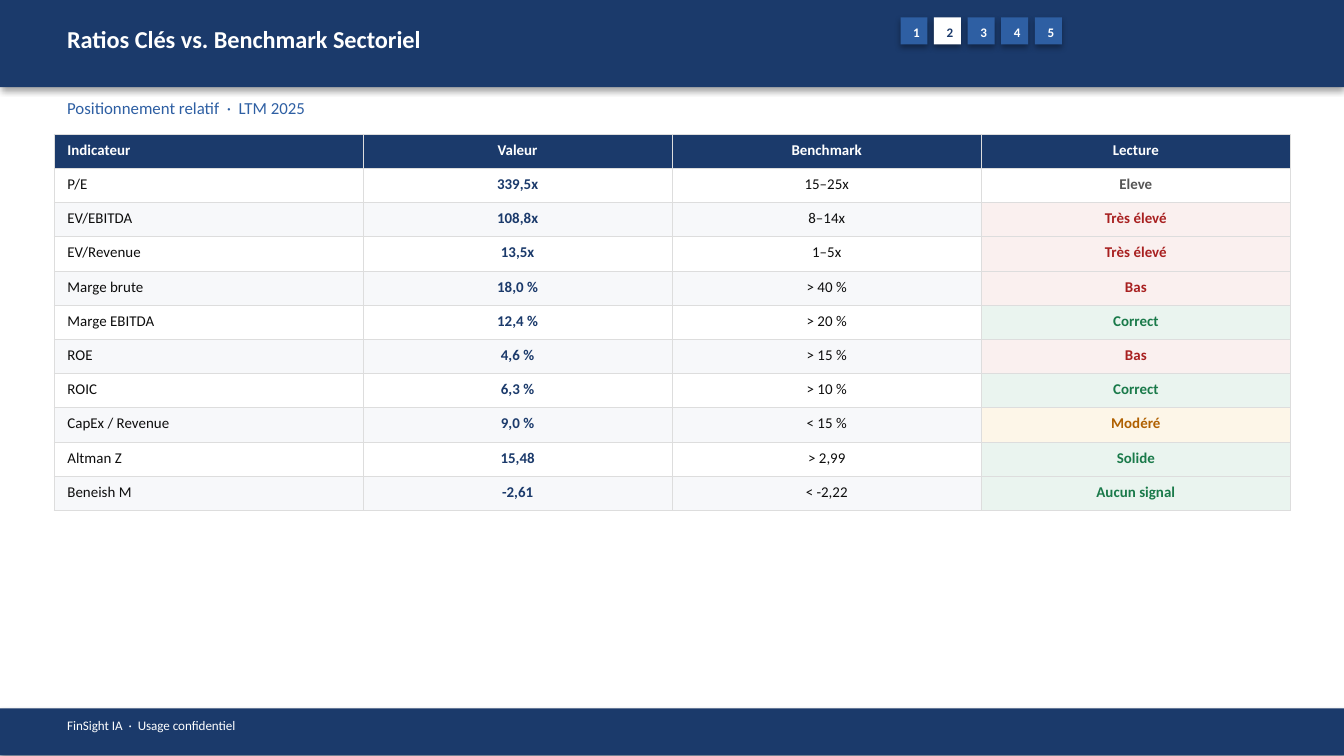
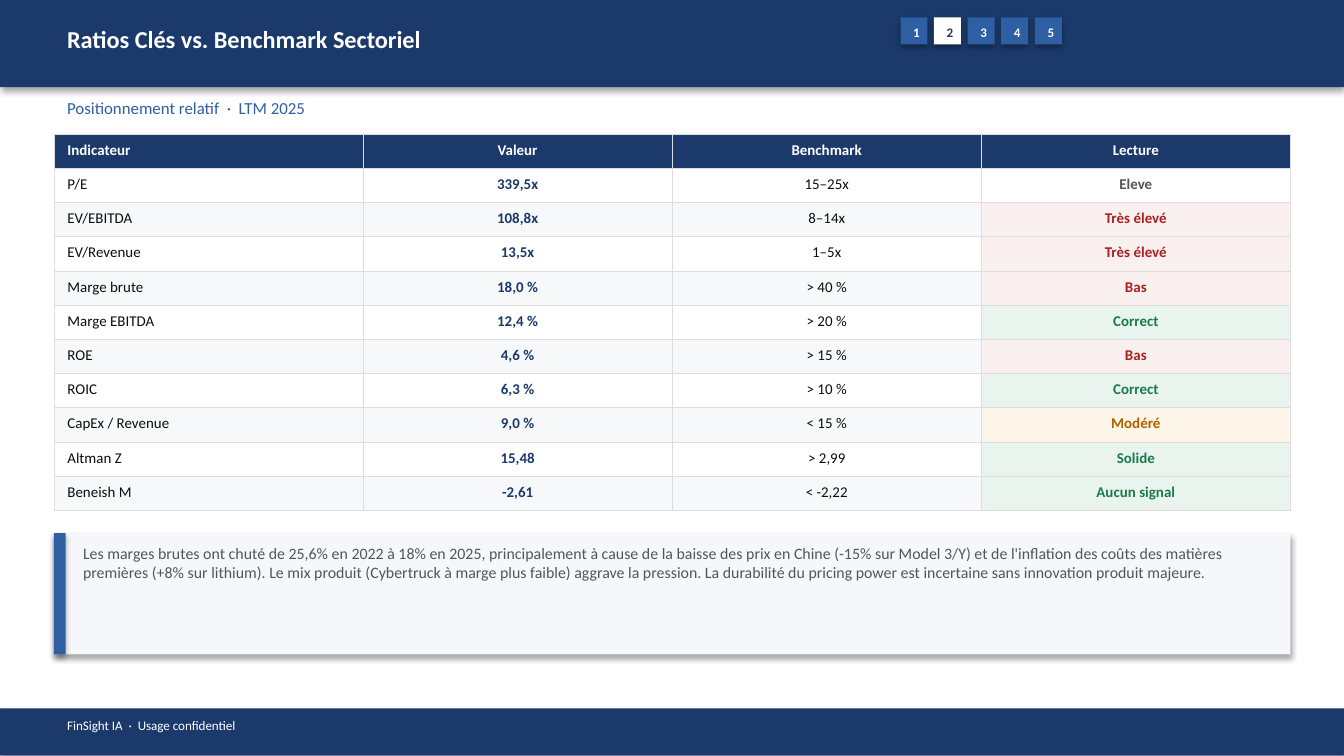
Before and after one commit to baptistejeh07-art/finsight-ia, a slide deck: slide 10 of preview/TSLA/TSLA_pitchbook.pptx. Drawn at 1344x756 pixels with LibreOffice and Linux fonts; fonts in the diff are those of the drawing. Boxes give left, top, right and bottom in pixels: in the first picture for what was removed or moved away, otherwise in the second. Text is boxed around its words. In the diff, an @@ line names an element or a change of style, - is before the commit and + after.

```diff
--- a/preview/TSLA/TSLA_pitchbook.pptx
+++ b/preview/TSLA/TSLA_pitchbook.pptx
@@ rectangle added at (54, 534, 1290, 655), fill #F5F7FA @@
@@ rectangle added at (54, 534, 66, 655), fill #2E5FA3 @@
@@ text added at (83, 547, 1222, 581), 8.5 pt, text #555555 @@
+Les marges brutes ont chuté de 25,6% en 2022 à 18% en 2025, principalement à cause de la baisse des prix en Chine (-15% sur Model 3/Y) et de l'inflation des coûts des matières premières (+8% sur lithium). Le mix produit (Cybertruck à marge plus faible) aggrave la pression. La durabilité du pricing power est incertaine sans innovation produit majeure.
```
Also in this commit, not shown: 17 other slides changed, 4 other files.
